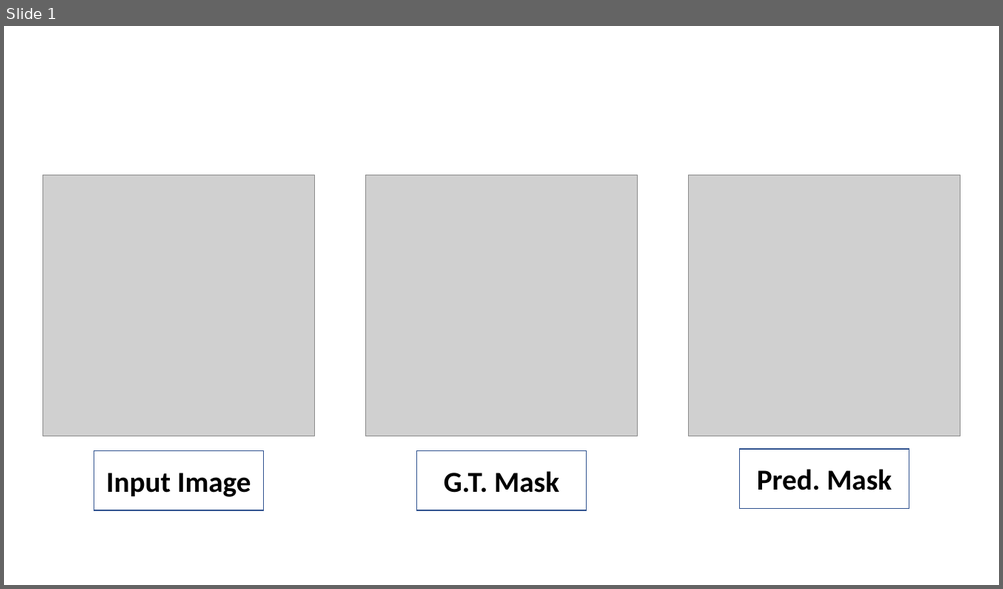
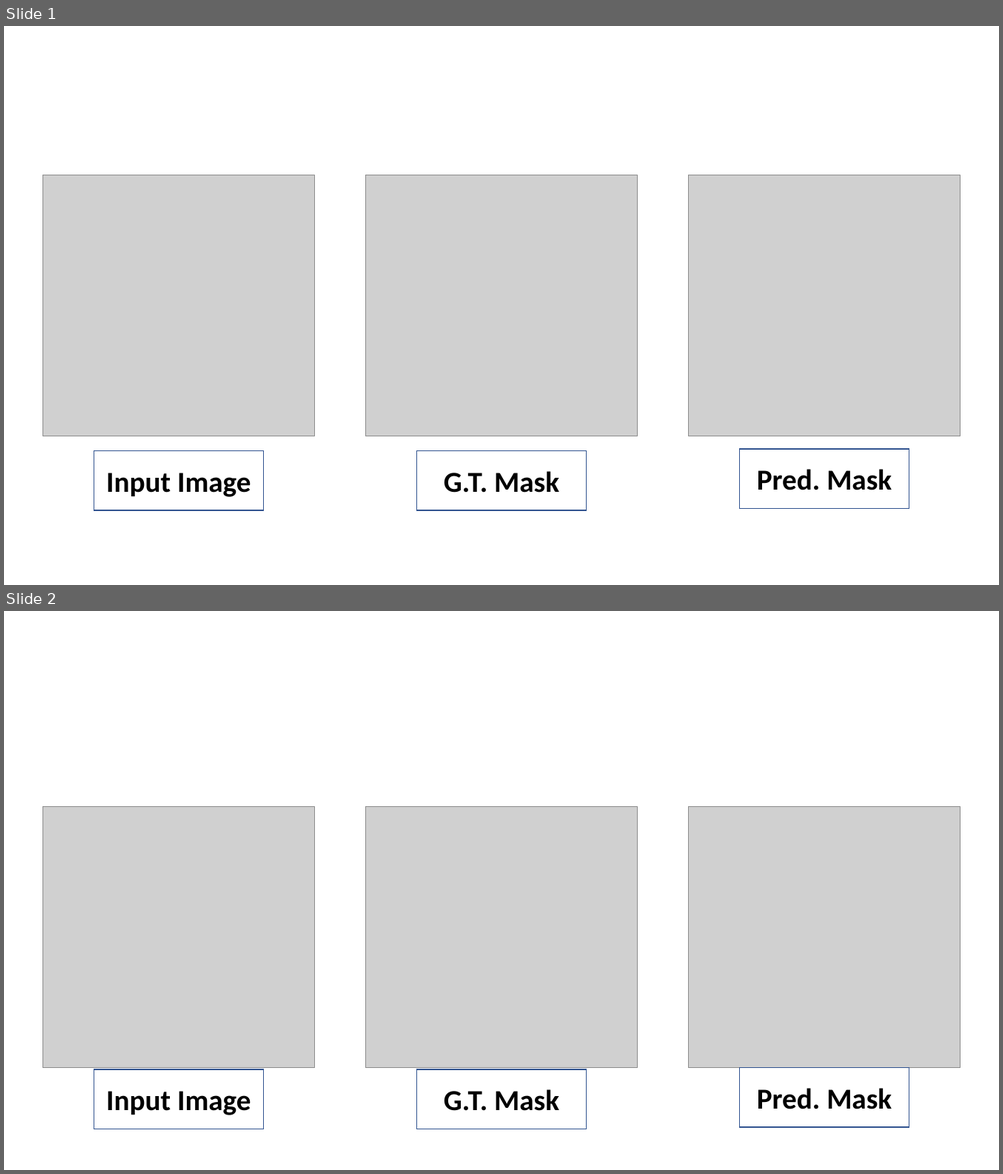
Before and after one commit to Ratherman/AI, a slide deck: DeepLearning/HW7/imgs/ppt.pptx. Shown one above the other, each under a label of ours: slide 1 before the commit, slides 1 and 2 after it. The pictures are 1003x589 and 1003x1174 pixels, drawn with LibreOffice and Linux fonts; fonts in the diff are those of the drawing; grey boxes stand for pictures. Boxes give left, top, right and bottom in pixels: in the first picture for what was removed or moved away, otherwise in the second. Text is boxed around its words. In the diff, an @@ line names an element or a change of style, - is before the commit and + after.

```diff
--- a/DeepLearning/HW7/imgs/ppt.pptx
+++ b/DeepLearning/HW7/imgs/ppt.pptx
@@ slide 2 added at bbox=[4, 611, 999, 1170], background #FFFFFF @@
@@ picture added at bbox=[42, 807, 314, 1068] @@
@@ picture added at bbox=[366, 807, 637, 1068] @@
@@ picture added at bbox=[688, 807, 960, 1068] @@
@@ rectangle added at bbox=[94, 1070, 263, 1130], outline #325491 1 pt, 28 pt, text #000000, bold @@
+Input Image
@@ rectangle added at bbox=[417, 1070, 586, 1130], outline #325491 1 pt, 28 pt, text #000000, bold @@
+G.T. Mask
@@ rectangle added at bbox=[740, 1068, 909, 1128], outline #325491 1 pt, 28 pt, text #000000, bold @@
+Pred. Mask
```
Also in this commit, not shown: 1 other slide added, 3 other files.
